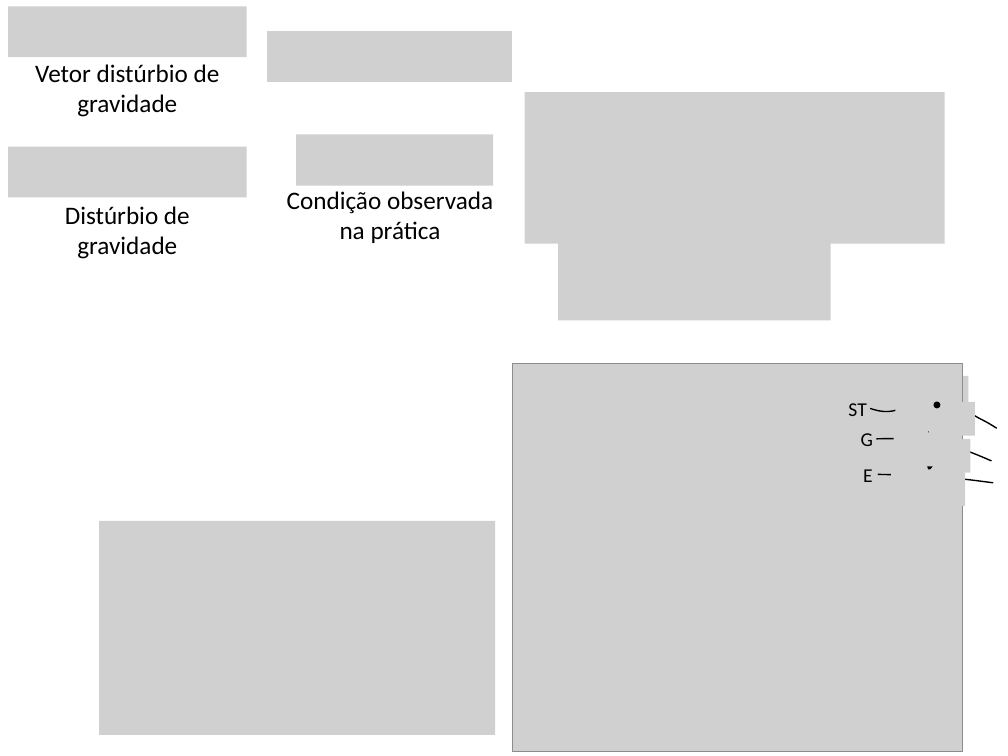
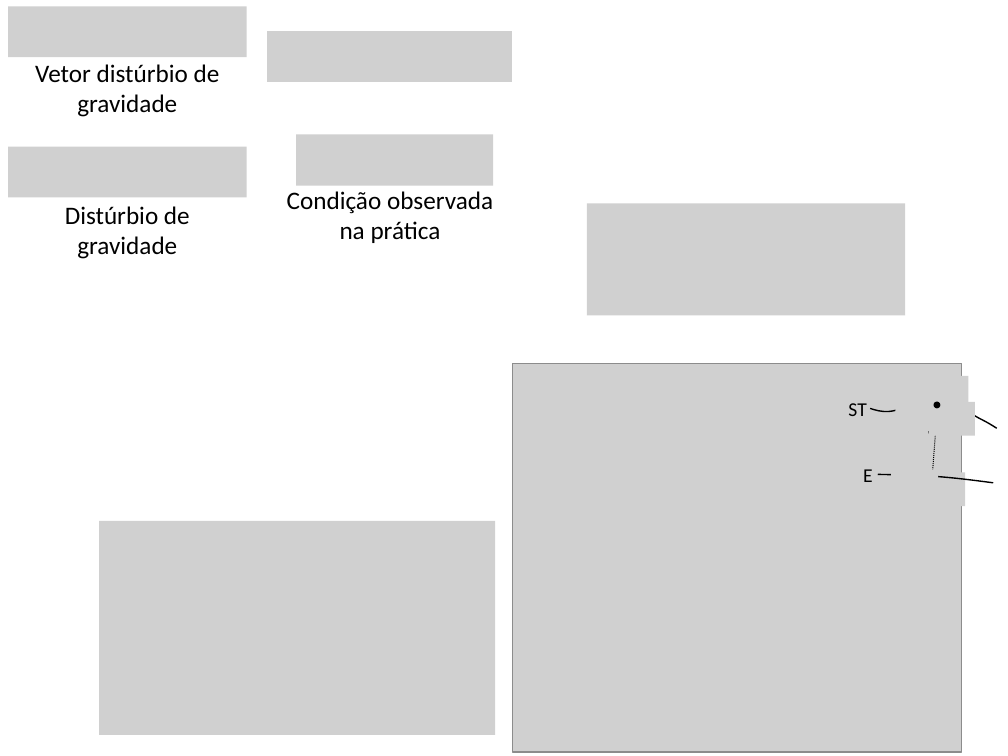
Before and after one commit to pinga-lab/CE-VII-SimBGf-2016, a slide deck: slide 12 of slides/5b_disturbio_gravidade.pptx (slide 11 before the commit). Drawn at 1008x756 pixels with LibreOffice and Linux fonts; fonts in the diff are those of the drawing; grey boxes stand for pictures. Boxes give left, top, right and bottom in pixels: in the first picture for what was removed or moved away, otherwise in the second. Text is boxed around its words. In the diff, an @@ line names an element or a change of style, - is before the commit and + after.

```diff
--- a/slides/5b_disturbio_gravidade.pptx
+++ b/slides/5b_disturbio_gravidade.pptx
@@ picture removed at [524,93,944,244] @@
@@ picture: place and size @@
-picture at [558,230,831,321]
+picture at [587,204,905,316]
@@ text removed at [861,433,873,446] @@
-G
@@ freeform shape removed at [876,437,993,461] @@
@@ picture removed at [893,432,939,467] @@
@@ picture removed at [926,438,971,473] @@
@@ arrow moved from (934, 443) - (928, 472) to (933, 476) - (931, 505) @@
@@ arrow (933, 476) - (931, 505): stroke #000000 1.5 pt to #FF0000 1.5 pt @@
```
Also in this commit, not shown: 7 other slides changed, 2 slides added, 1 other file.
